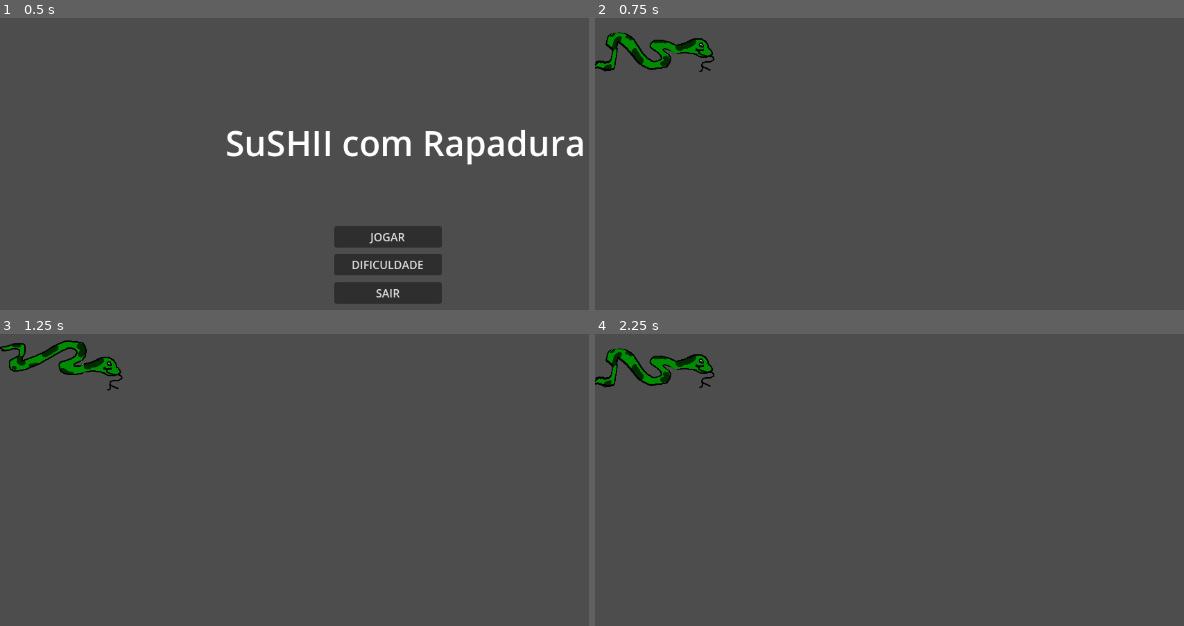
Above: before the commit, frames 1-4 (two rows, left to right).
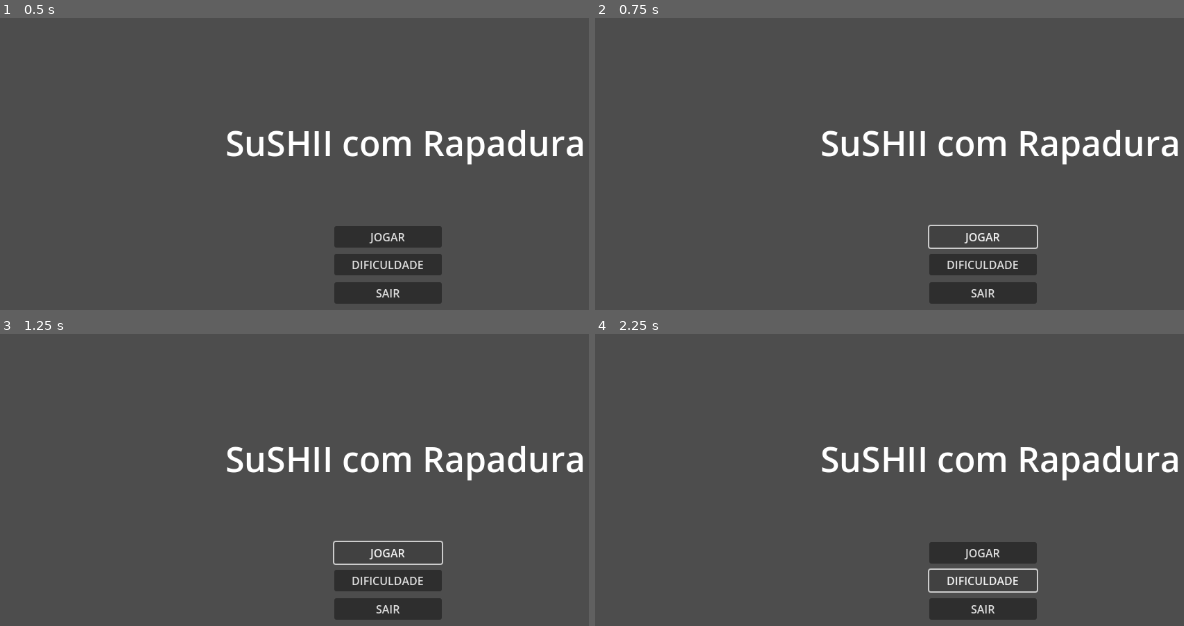
Above: after the commit, the same moments.

Repository: lorh4n/GanaJam
Game: Godot game, scene res://Scenes/MenuPrincipal.tscn
The game is run twice, just before and just after one commit, with the same random seed, the same clock (stepped at 60 frames per second) and the same inputs. Sound files missing from this copy of the repository are replaced by a short silence.
Inputs (mouse positions are in pixels of both pictures, inside the frame that each line leads up to):
- Up to frame 1 (0.5 s): no input
- Up to frame 2 (0.75 s): click "JOGAR" at 0.5 s
- Up to frame 3 (1.25 s): no input
- Up to frame 4 (2.25 s): click (983, 553) at 1.25 s, where only the run after the commit has a clickable "JOGAR"; click (983, 579) at 2 s, where only the run after the commit has a clickable "DIFICULDADE"

Frame 1 is identical in both runs. In frame 2, 6.3% of the frame differs, in the area x 0-99%, y 4-98%; in frame 3, 6.3%; in frame 4, 6.4%.

Commit message:
GodRevive

Diff:
--- a/snakewithrapadura/Scenes/JogarButton.gd
+++ b/snakewithrapadura/Scenes/JogarButton.gd
@@ -1,4 +1,6 @@
 extends Button
 
 func startGame ():
-	get_tree().change_scene_to_file("res://Scenes/NormalGame.tscn")
+#	colocar o roll back aqui
+#	sumir com o botão e deus
+	pass
--- a/snakewithrapadura/Scenes/Revive.tscn
+++ b/snakewithrapadura/Scenes/Revive.tscn
@@ -1,20 +1,25 @@
-[gd_scene load_steps=7 format=3 uid="uid://crd1xg7sdjo5i"]
+[gd_scene load_steps=16 format=3 uid="uid://p6p61jowusd5"]
 
 [ext_resource type="Texture2D" uid="uid://dp6j5e0q5nlw3" path="res://animations/god/God_sem_camisa.png" id="1_jycft"]
-[ext_resource type="Script" uid="uid://ncuy73wo1tpt" path="res://Scenes/revive.gd" id="1_l8fhd"]
+[ext_resource type="Script" path="res://Scenes/revive.gd" id="1_l8fhd"]
 [ext_resource type="Texture2D" uid="uid://cbu75ryxxij8c" path="res://assets/CobraAndando.png" id="2_l8fhd"]
+[ext_resource type="FontFile" uid="uid://dfmt7r1gft536" path="res://assets/fonts/Daydream.ttf" id="4_ikhad"]
+[ext_resource type="Texture2D" uid="uid://dnhdnbfwo0hbk" path="res://assets/ui/ButtonPress.png" id="6_gr2a8"]
+[ext_resource type="Texture2D" uid="uid://b70l346upde5p" path="res://assets/ui/ButtonNormal.png" id="7_abvio"]
+[ext_resource type="Script" uid="uid://c6e2nep46q7vj" path="res://Scenes/reset.gd" id="7_wu8dv"]
+[ext_resource type="AudioStream" uid="uid://8y5pgvlnhb6d" path="res://sound/MusicaPrincipal.mp3" id="8_175uh"]
 
 [sub_resource type="Animation" id="Animation_biwfo"]
 resource_name = "GodRevive"
-length = 2.0
+length = 8.0
 tracks/0/type = "value"
 tracks/0/imported = false
 tracks/0/enabled = true
-tracks/0/path = NodePath("CobraAndando:visible")
+tracks/0/path = NodePath("Button:visible")
 tracks/0/interp = 1
 tracks/0/loop_wrap = true
 tracks/0/keys = {
-"times": PackedFloat32Array(0, 0.4),
+"times": PackedFloat32Array(0, 7.43333),
 "transitions": PackedFloat32Array(1, 1),
 "update": 1,
 "values": [false, true]
@@ -22,26 +27,26 @@
 tracks/1/type = "value"
 tracks/1/imported = false
 tracks/1/enabled = true
-tracks/1/path = NodePath("CobraAndando:position")
+tracks/1/path = NodePath("CobraAndando:modulate")
 tracks/1/interp = 1
 tracks/1/loop_wrap = true
 tracks/1/keys = {
-"times": PackedFloat32Array(0.4, 0.633333, 1.13333, 1.3),
-"transitions": PackedFloat32Array(1, 0.450625, 0.392292, 0.812252),
+"times": PackedFloat32Array(0, 3.3861, 7.1),
+"transitions": PackedFloat32Array(1, 1, 1),
 "update": 0,
-"values": [Vector2(573, 528), Vector2(523.75, 341.5), Vector2(259.75, 187.5), Vector2(88.75, 153.5)]
+"values": [Color(1, 1, 1, 0), Color(1, 1, 1, 0), Color(1, 1, 1, 1)]
 }
 tracks/2/type = "value"
 tracks/2/imported = false
 tracks/2/enabled = true
-tracks/2/path = NodePath("GodSemCamisa:position")
+tracks/2/path = NodePath("GodSemCamisa:modulate")
 tracks/2/interp = 1
 tracks/2/loop_wrap = true
 tracks/2/keys = {
-"times": PackedFloat32Array(0.4, 0.633333, 1.13333, 1.3),
-"transitions": PackedFloat32Array(1, 0.450625, 0.392292, 0.812252),
+"times": PackedFloat32Array(0, 3.37438),
+"transitions": PackedFloat32Array(1, 1),
 "update": 0,
-"values": [Vector2(867, 618), Vector2(817.75, 431.5), Vector2(553.75, 277.5), Vector2(382.75, 243.5)]
+"values": [Color(1, 1, 1, 0), Color(1, 1, 1, 1)]
 }
 
 [sub_resource type="Animation" id="Animation_s6a36"]
@@ -49,38 +54,38 @@
 tracks/0/type = "value"
 tracks/0/imported = false
 tracks/0/enabled = true
-tracks/0/path = NodePath("CobraAndando:visible")
+tracks/0/path = NodePath("Button:visible")
 tracks/0/interp = 1
 tracks/0/loop_wrap = true
 tracks/0/keys = {
 "times": PackedFloat32Array(0),
 "transitions": PackedFloat32Array(1),
 "update": 1,
-"values": [false]
+"values": [true]
 }
 tracks/1/type = "value"
 tracks/1/imported = false
 tracks/1/enabled = true
-tracks/1/path = NodePath("CobraAndando:position")
+tracks/1/path = NodePath("CobraAndando:modulate")
 tracks/1/interp = 1
 tracks/1/loop_wrap = true
 tracks/1/keys = {
 "times": PackedFloat32Array(0),
 "transitions": PackedFloat32Array(1),
 "update": 0,
-"values": [Vector2(573, 528)]
+"values": [Color(1, 1, 1, 1)]
 }
 tracks/2/type = "value"
 tracks/2/imported = false
 tracks/2/enabled = true
-tracks/2/path = NodePath("GodSemCamisa:position")
+tracks/2/path = NodePath("GodSemCamisa:modulate")
 tracks/2/interp = 1
 tracks/2/loop_wrap = true
 tracks/2/keys = {
 "times": PackedFloat32Array(0),
 "transitions": PackedFloat32Array(1),
 "update": 0,
-"values": [Vector2(867, 618)]
+"values": [Color(1, 1, 1, 0)]
 }
 
 [sub_resource type="AnimationLibrary" id="AnimationLibrary_ikhad"]
@@ -89,16 +94,31 @@
 &"RESET": SubResource("Animation_s6a36")
 }
 
+[sub_resource type="FontVariation" id="FontVariation_wu8dv"]
+base_font = ExtResource("4_ikhad")
+
+[sub_resource type="StyleBoxTexture" id="StyleBoxTexture_46xdp"]
+texture = ExtResource("6_gr2a8")
+
+[sub_resource type="StyleBoxTexture" id="StyleBoxTexture_osajf"]
+texture = ExtResource("6_gr2a8")
+
+[sub_resource type="StyleBoxTexture" id="StyleBoxTexture_grvnh"]
+texture = ExtResource("7_abvio")
+
 [node name="Node2D" type="Node2D"]
 script = ExtResource("1_l8fhd")
 
+[node name="MusicaPrincipal" type="AudioStreamPlayer" parent="."]
+stream = ExtResource("8_175uh")
+
 [node name="GodSemCamisa" type="Sprite2D" parent="."]
-position = Vector2(867, 618)
+modulate = Color(1, 1, 1, 0)
+position = Vector2(550.75, 417.5)
 texture = ExtResource("1_jycft")
 
 [node name="CobraAndando" type="Sprite2D" parent="."]
-visible = false
-position = Vector2(573, 528)
+position = Vector2(244.75, 329.5)
 scale = Vector2(0.157503, 0.133423)
 texture = ExtResource("2_l8fhd")
 hframes = 2
@@ -109,7 +129,13 @@
 }
 
 [node name="Button" type="Button" parent="."]
-offset_left = 604.0
-offset_top = 140.0
-offset_right = 734.0
-offset_bottom = 184.0
+offset_left = 733.0
+offset_top = 293.0
+offset_right = 940.0
+offset_bottom = 371.0
+theme_override_fonts/font = SubResource("FontVariation_wu8dv")
+theme_override_styles/hover = SubResource("StyleBoxTexture_46xdp")
+theme_override_styles/pressed = SubResource("StyleBoxTexture_osajf")
+theme_override_styles/normal = SubResource("StyleBoxTexture_grvnh")
+text = "Reviver"
+script = ExtResource("7_wu8dv")
--- /dev/null
+++ b/snakewithrapadura/Scenes/reset.gd
@@ -0,0 +1 @@
+extends Button
Not shown, added: snakewithrapadura/Scenes/reset.gd.uid
